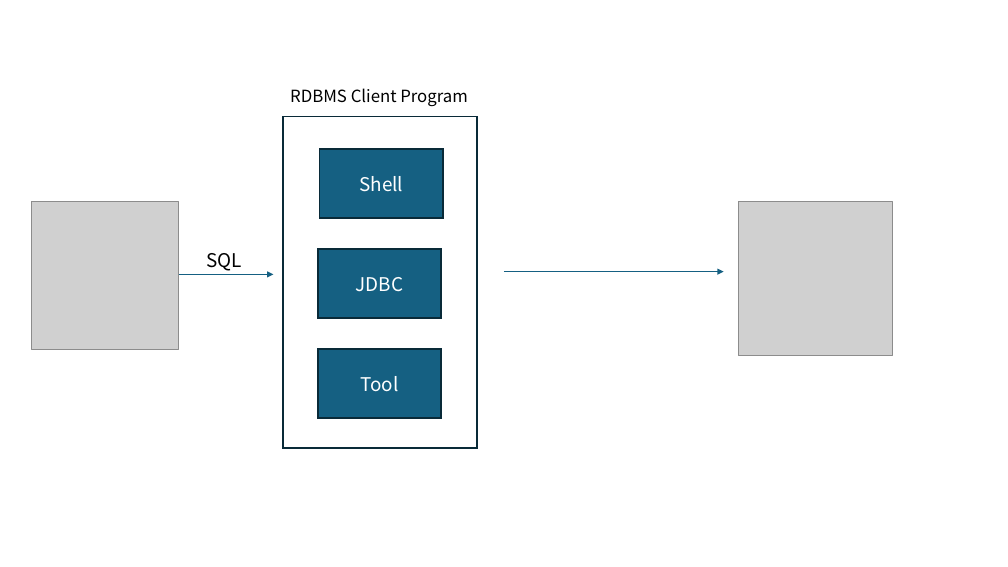
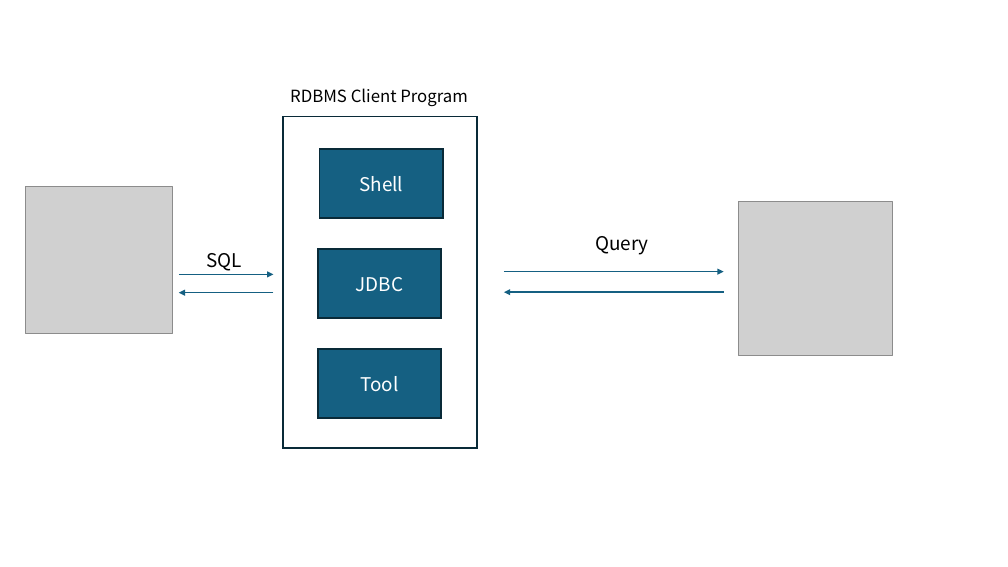
Before and after one commit to Baskervir/simcoding_jm, a slide deck: slide 4 of hy/수업자료/9주차 SQL/SQL.pptx (slide 3 before the commit). Drawn at 1008x567 pixels with LibreOffice and Linux fonts; fonts in the diff are those of the drawing; grey boxes stand for pictures. Boxes give left, top, right and bottom in pixels: in the first picture for what was removed or moved away, otherwise in the second. Text is boxed around its words. In the diff, an @@ line names an element or a change of style, - is before the commit and + after.

Commit message:
2024-10-10 22:08:%f

```diff
--- a/hy/수업자료/9주차 SQL/SQL.pptx
+++ b/hy/수업자료/9주차 SQL/SQL.pptx
@@ picture moved from (x1=32, y1=202, x2=179, y2=349) to (x1=25, y1=186, x2=172, y2=333) @@
@@ text added at (x1=595, y1=236, x2=649, y2=255), 18 pt, text #000000 @@
+Query
@@ arrow added from (274, 293) to (179, 293), #156082 1.5 pt @@
@@ arrow added from (724, 293) to (504, 293), #156082 1.5 pt @@
```
Also in this commit, not shown: 3 other slides changed, 4 slides added.
